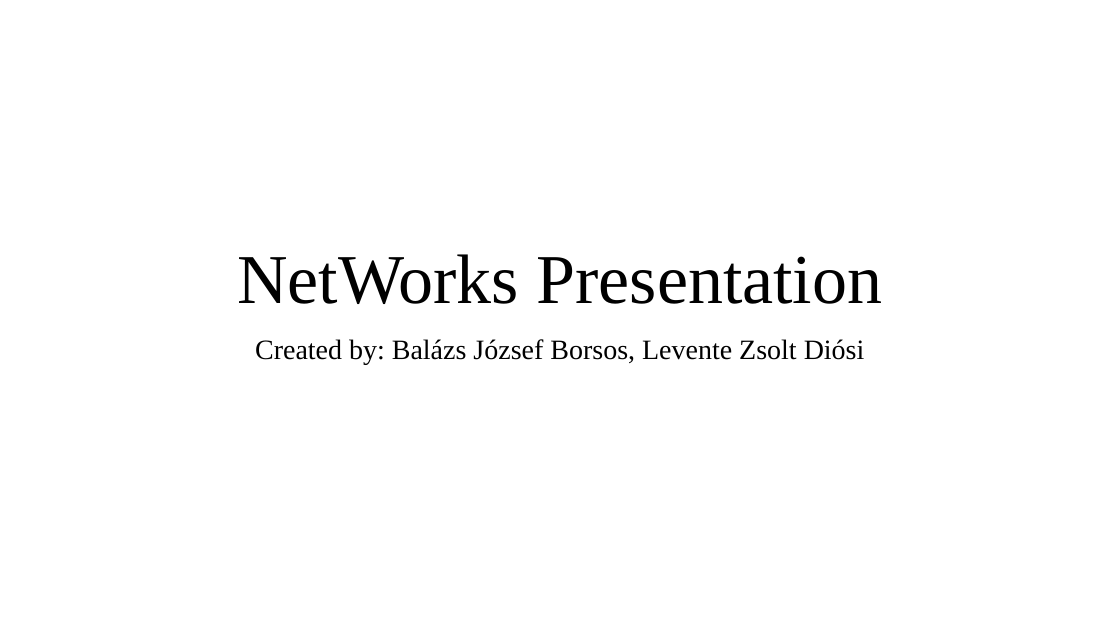
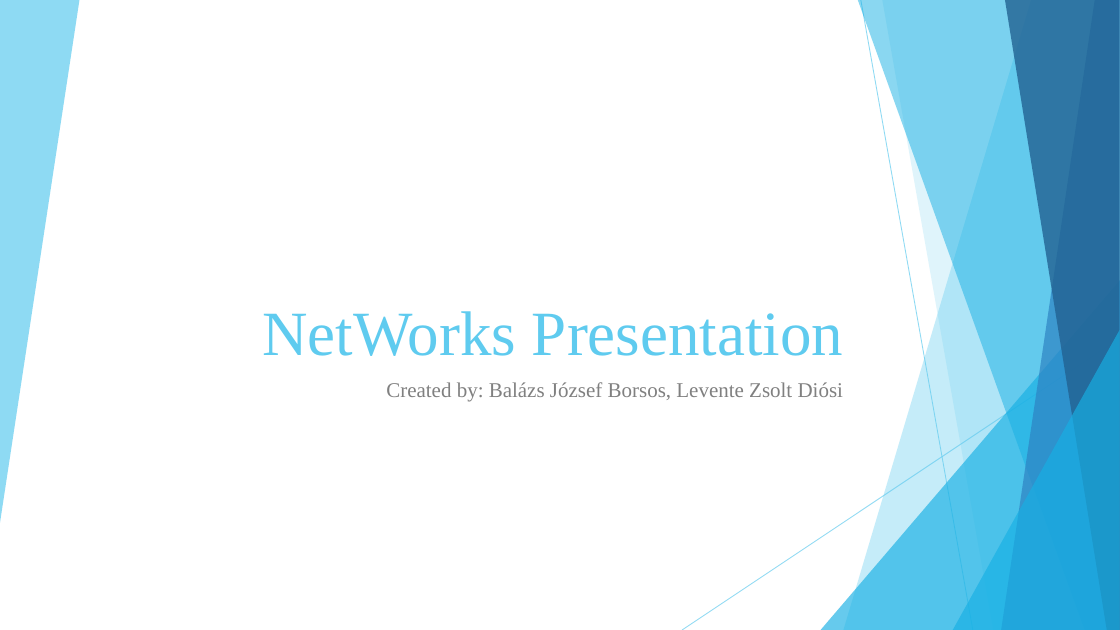
Before and after one commit to BalaWW/NetWorks, a slide deck: slide 1 of NetWorks Presentation.pptx. Drawn at 1120x630 pixels with LibreOffice and Linux fonts; fonts in the diff are those of the drawing. Boxes give left, top, right and bottom in pixels: in the first picture for what was removed or moved away, otherwise in the second. Text is boxed around its words. In the diff, an @@ line names an element or a change of style, - is before the commit and + after.

```diff
--- a/NetWorks Presentation.pptx
+++ b/NetWorks Presentation.pptx
@@ title "NetWorks Presentation" moved from (x1=237, y1=254, x2=883, y2=304) to (x1=262, y1=311, x2=843, y2=356) @@
@@ title "NetWorks Presentation" at (x1=262, y1=311, x2=843, y2=356): size 60 to 54 pt, text colour #000000 to #5FCBEF; alignment centre to right; line spacing 0.9 to 1 @@
@@ group added at (x1=0, y1=0, x2=1120, y2=630): 6 freeform shapes, 2 lines, 2 triangles @@
@@ subtitle "Created by: Balázs József Borsos, ..." moved from (x1=255, y1=339, x2=865, y2=364) to (x1=386, y1=382, x2=843, y2=402) @@
@@ subtitle "Created by: Balázs József Borsos, ..." at (x1=386, y1=382, x2=843, y2=402): size 24 to 18 pt, text colour #000000 to #808080; alignment centre to right; line spacing 0.9 to 1 @@
```
Also in this commit, not shown: 12 other slides changed, 2 other files.
